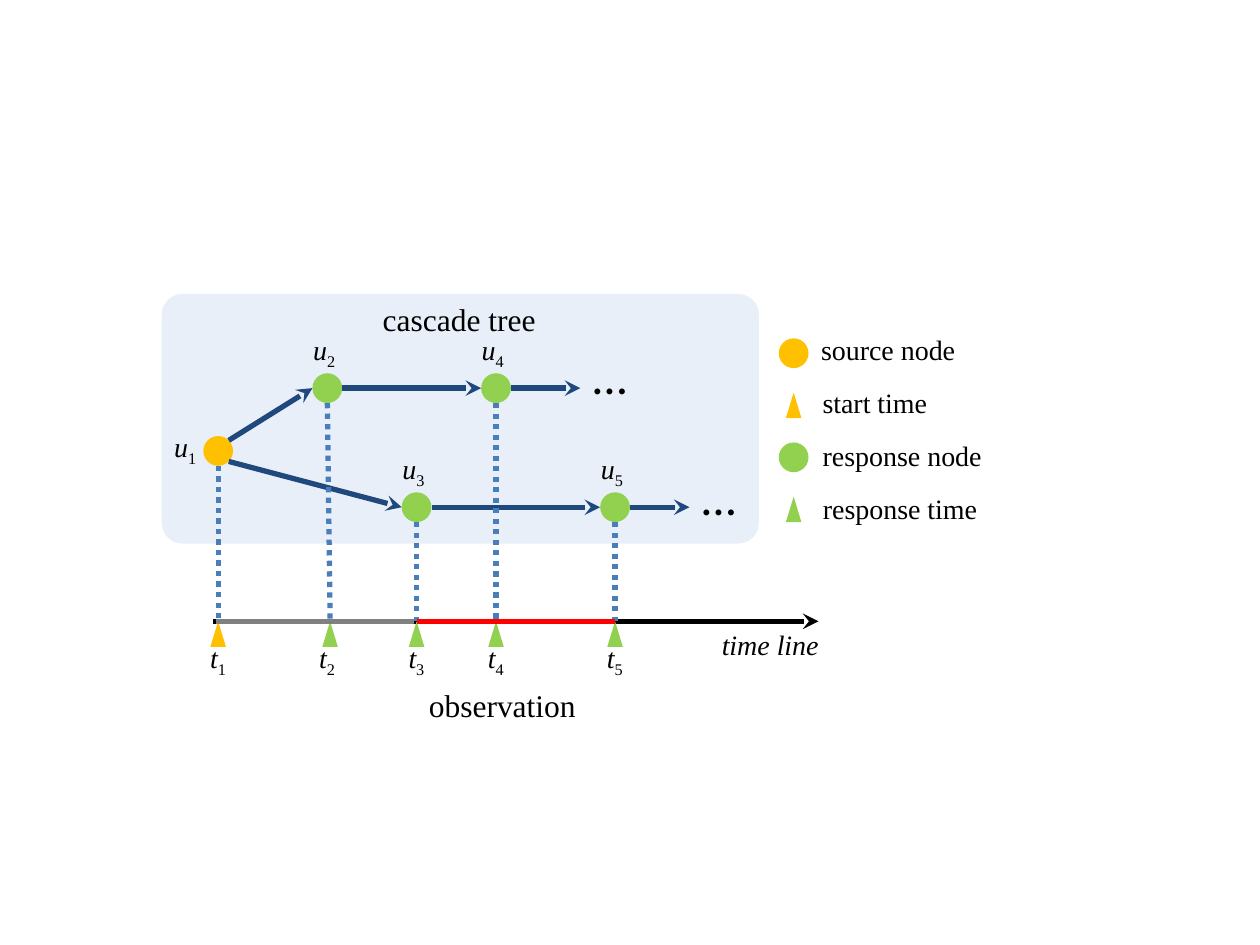
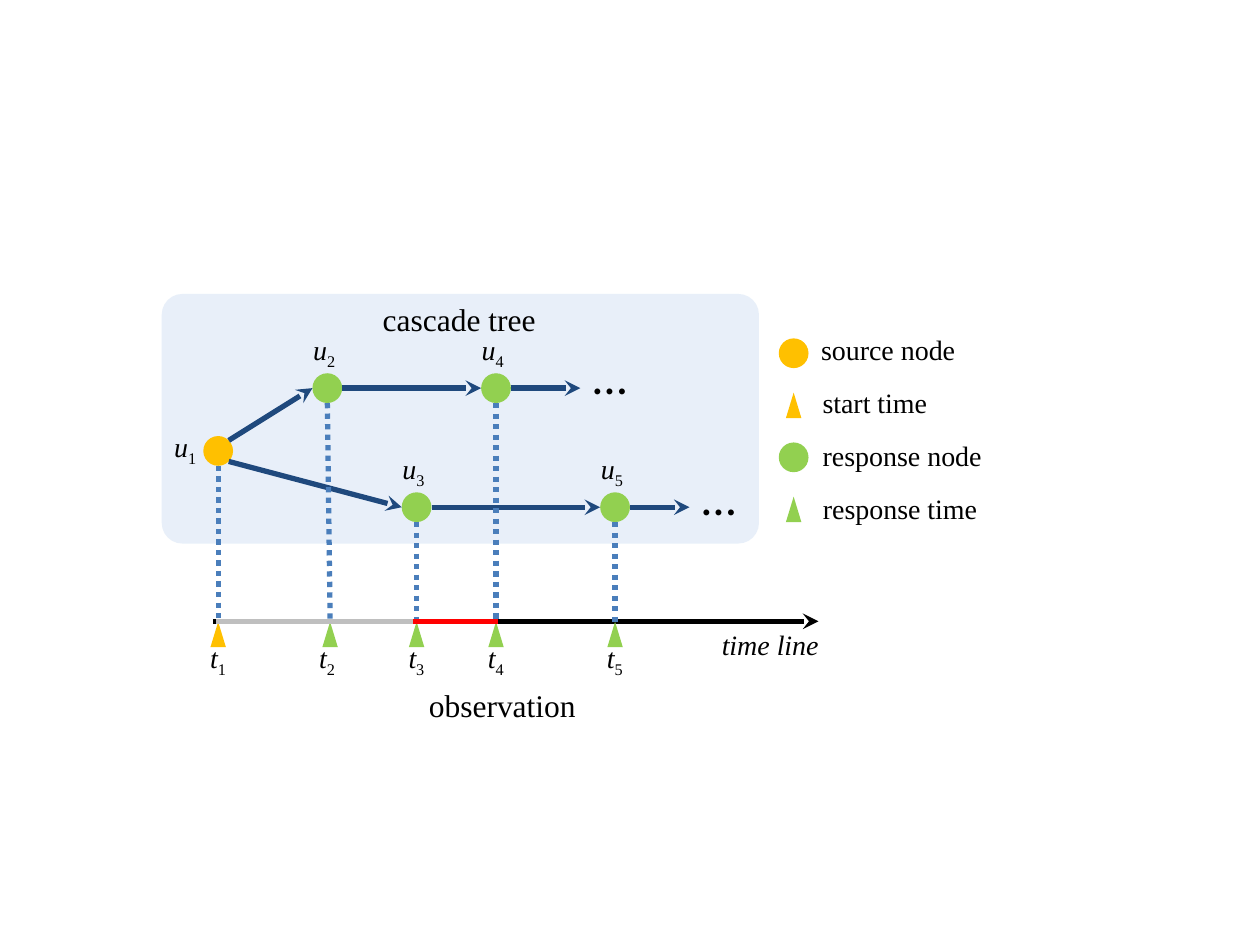
Before and after one commit to Allen517/cyanrnn-draft, a slide deck: slide 1 of slides/netrnn.pptx. Drawn at 1260x945 pixels with LibreOffice and Linux fonts; fonts in the diff are those of the drawing. Boxes give left, top, right and bottom in pixels: in the first picture for what was removed or moved away, otherwise in the second. Text is boxed around its words. In the diff, an @@ line names an element or a change of style, - is before the commit and + after.

```diff
--- a/slides/netrnn.pptx
+++ b/slides/netrnn.pptx
@@ line (215, 621) - (415, 621): stroke #808080 3 pt to #BFBFBF 3 pt @@
@@ line moved from (417, 621) - (615, 621) to (413, 621) - (498, 621) @@
```
Also in this commit, not shown: 16 other files.
